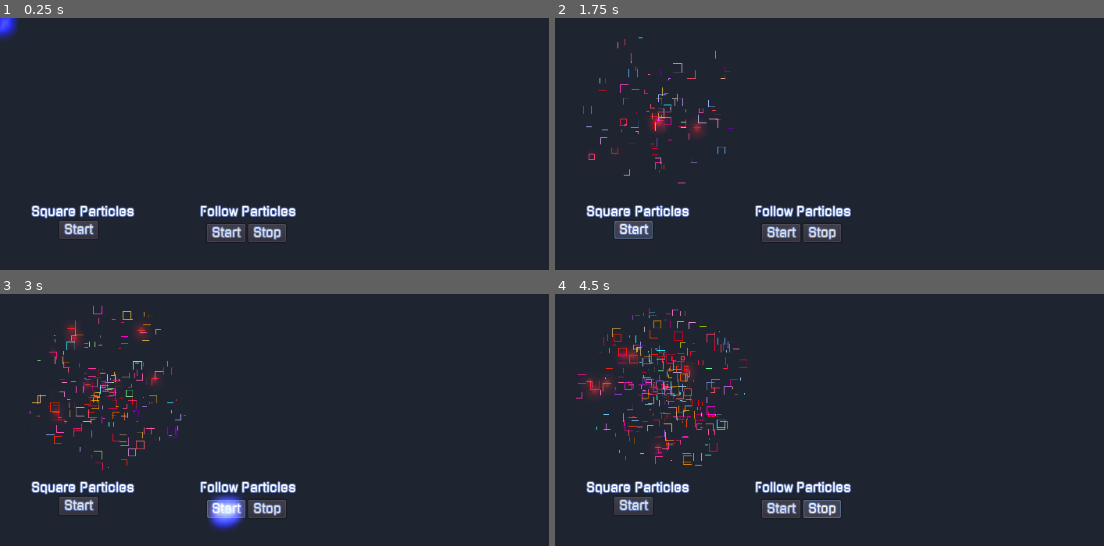
Above: before the commit, frames 1-4 (two rows, left to right).
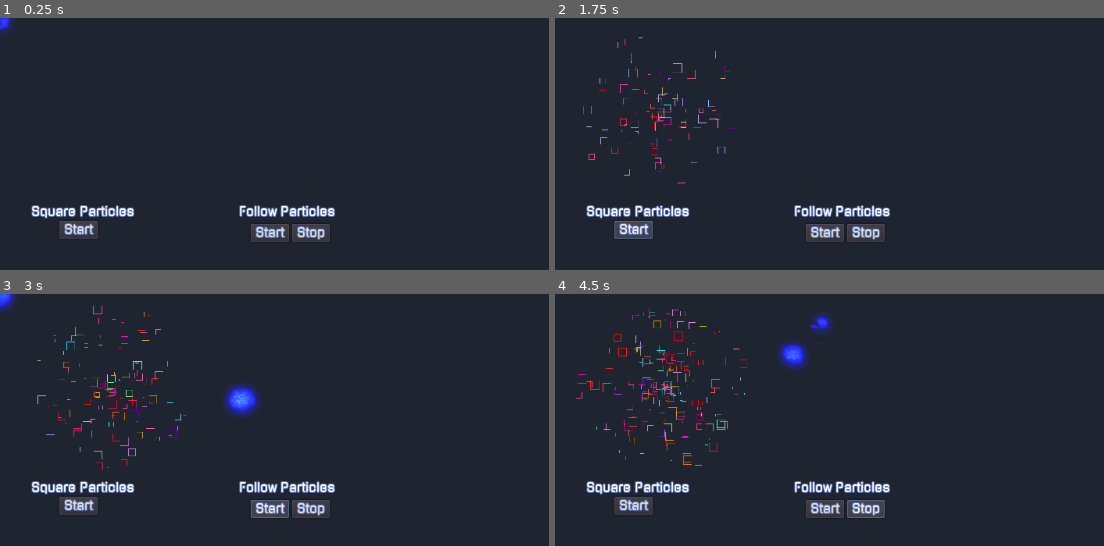
Above: after the commit, the same moments.

Repository: Ario124/Godot_Playground
Game: Godot game, scene res://Scenes/Main.tscn
The game is run twice, just before and just after one commit, with the same random seed, the same clock (stepped at 60 frames per second) and the same inputs.
Inputs:
- Up to frame 1 (0.25 s): no input
- Up to frame 2 (1.75 s): click "Start" at 0.5 s; click "Start" at 1.25 s
- Up to frame 3 (3 s): click "Start" at 2 s; click "Start" at 2.75 s
- Up to frame 4 (4.5 s): click "Stop" at 3.5 s; click "Stop" at 4.25 s

The runs differ from the first frame. In frame 1, 2.2% of the frame differs, in the area x 0-62%, y 0-89%; in frame 2, 2.3%; in frame 3, 4.4%, in the area x 0-62%, y 0-95%; in frame 4, 4.4%.

Commit message:
Added follow particles to main scene instanced by button pressed

Diff:
--- /dev/null
+++ b/ParticlePath.gd
@@ -0,0 +1,8 @@
+extends Node2D
+
+
+var t = 0.0
+
+func _process(delta):
+	t += delta
+	$Path2D/PathFollow2D.offset = t * 200.0
--- a/Scenes/Follow.gd
+++ b/Scenes/Follow.gd
@@ -1,12 +1,12 @@
 extends Particles2D
 
 
-var speed = 600
-
-func _ready():
-	position += get_global_mouse_position()    ## Setting position of particles to mouse position at start
-
-func _process(delta):
-	var vec = get_viewport().get_mouse_position() - self.position ## Will get the vector from self to the mouse
-	vec = vec.normalized() * delta * speed ## Normalized and multiply by time and speed
-	position += vec ## Move
+#var speed = 600
+#
+#func _ready():
+#	position += get_global_mouse_position()    ## Setting position of particles to mouse position at start
+#
+#func _process(delta):
+#	var vec = get_viewport().get_mouse_position() - self.position ## Will get the vector from self to the mouse
+#	vec = vec.normalized() * delta * speed ## Normalized and multiply by time and speed
+#	position += vec ## Move
--- a/Scenes/Main.tscn
+++ b/Scenes/Main.tscn
@@ -11,7 +11,8 @@
 glow_levels/2 = true
 glow_levels/3 = false
 glow_levels/5 = false
-glow_blend_mode = 1
+glow_strength = 0.45
+glow_blend_mode = 0
 glow_bicubic_upscale = true
 glow_high_quality = true
 
--- a/Scenes/Menu.gd
+++ b/Scenes/Menu.gd
@@ -1,7 +1,9 @@
 extends Control
 
 onready var square_particles_container = $HBoxContainer/FirstBox/CenterContainer
+onready var follow_particles_container = $HBoxContainer/FirstBox2/CenterContainer
 var square_particles = load("res://Scenes/SquareParticles.tscn")
+var follow_particles = load("res://Scenes/ParticlePath.tscn")
 
 func _on_Button_pressed():
 	var particles = square_particles.instance()
@@ -10,3 +12,12 @@
 	square_particles_container.add_child(particles)
 	yield(get_tree().create_timer(5.0), "timeout")
 	square_particles_container.remove_child(particles)
+
+
+
+
+func _on_Follow_pressed():
+	var particles = follow_particles.instance()
+	follow_particles_container.add_child(particles)
+	yield(get_tree().create_timer(10.0), "timeout")
+	follow_particles_container.remove_child(particles)
--- a/Scenes/Menu.tscn
+++ b/Scenes/Menu.tscn
@@ -54,6 +54,34 @@
 size_flags_horizontal = 4
 size_flags_vertical = 4
 
+[node name="FirstBox2" type="MarginContainer" parent="HBoxContainer"]
+margin_left = 244.0
+margin_right = 484.0
+margin_bottom = 240.0
+custom_constants/margin_right = 20
+custom_constants/margin_top = 20
+custom_constants/margin_left = 20
+custom_constants/margin_bottom = 20
+__meta__ = {
+"_edit_use_anchors_": false
+}
+
+[node name="VBoxContainer" type="VBoxContainer" parent="HBoxContainer/FirstBox2"]
+margin_left = 20.0
+margin_top = 20.0
+margin_right = 220.0
+margin_bottom = 220.0
+rect_min_size = Vector2( 200, 200 )
+alignment = 1
+
+[node name="CenterContainer" type="CenterContainer" parent="HBoxContainer/FirstBox2"]
+margin_left = 120.0
+margin_top = 120.0
+margin_right = 120.0
+margin_bottom = 120.0
+size_flags_horizontal = 4
+size_flags_vertical = 4
+
 [node name="HBoxContainer2" type="HBoxContainer" parent="."]
 margin_right = 264.0
 margin_bottom = 294.0
@@ -85,17 +113,17 @@
 
 [node name="MarginContainer2" type="MarginContainer" parent="HBoxContainer2"]
 margin_left = 216.0
-margin_right = 419.0
+margin_right = 469.0
 margin_bottom = 297.0
 custom_constants/margin_right = 40
 custom_constants/margin_top = 240
-custom_constants/margin_left = 40
+custom_constants/margin_left = 90
 custom_constants/margin_bottom = 40
 
 [node name="Label" type="Label" parent="HBoxContainer2/MarginContainer2"]
-margin_left = 40.0
+margin_left = 90.0
 margin_top = 240.0
-margin_right = 163.0
+margin_right = 213.0
 margin_bottom = 257.0
 custom_fonts/font = ExtResource( 1 )
 text = "Follow Particles"
@@ -132,16 +160,16 @@
 text = "Start"
 
 [node name="HBoxContainer4" type="HBoxContainer" parent="."]
-margin_left = 224.0
+margin_left = 280.0
 margin_top = 264.0
-margin_right = 408.0
+margin_right = 464.0
 margin_bottom = 287.0
 alignment = 1
 __meta__ = {
 "_edit_use_anchors_": false
 }
 
-[node name="Button" type="Button" parent="HBoxContainer4"]
+[node name="Follow" type="Button" parent="HBoxContainer4"]
 margin_left = 41.0
 margin_right = 90.0
 margin_bottom = 23.0
@@ -156,5 +184,5 @@
 text = "Stop"
 
 [connection signal="pressed" from="HBoxContainer3/MarginContainer/Button" to="." method="_on_Button_pressed"]
-[connection signal="pressed" from="HBoxContainer4/Button" to="." method="_on_Button_pressed"]
+[connection signal="pressed" from="HBoxContainer4/Follow" to="." method="_on_Follow_pressed"]
 [connection signal="pressed" from="HBoxContainer4/Button2" to="." method="_on_Button_pressed"]
--- /dev/null
+++ b/Scenes/ParticlePath.tscn
@@ -0,0 +1,26 @@
+[gd_scene load_steps=4 format=2]
+
+[ext_resource path="res://Scenes/Follow.tscn" type="PackedScene" id=1]
+[ext_resource path="res://ParticlePath.gd" type="Script" id=2]
+
+[sub_resource type="Curve2D" id=1]
+_data = {
+"points": PoolVector2Array( 68.2582, 13.4929, -68.2582, -13.4929, 11, 114, -70.6393, 111.912, 70.6393, -111.912, -118, -127, -50.7968, -19.0488, 50.7968, 19.0488, 93, -199, 0, 0, 0, 0, 186, -137, -3.1748, -25.3984, 3.1748, 25.3984, 215, -53, 11.9055, -11.1118, -11.9055, 11.1118, 167, 51, 0, 0, 0, 0, 81, 117, 0, 0, 0, 0, 11, 114 )
+}
+
+[node name="ParticlePath" type="Node2D"]
+position = Vector2( 0, -2 )
+scale = Vector2( 0.4, 0.4 )
+script = ExtResource( 2 )
+
+[node name="Path2D" type="Path2D" parent="."]
+position = Vector2( -29, 26 )
+curve = SubResource( 1 )
+
+[node name="PathFollow2D" type="PathFollow2D" parent="Path2D"]
+position = Vector2( 10.9979, 114 )
+rotation = -2.92199
+offset = 0.00427246
+
+[node name="Follow" parent="Path2D/PathFollow2D" instance=ExtResource( 1 )]
+scale = Vector2( 1, 1 )
